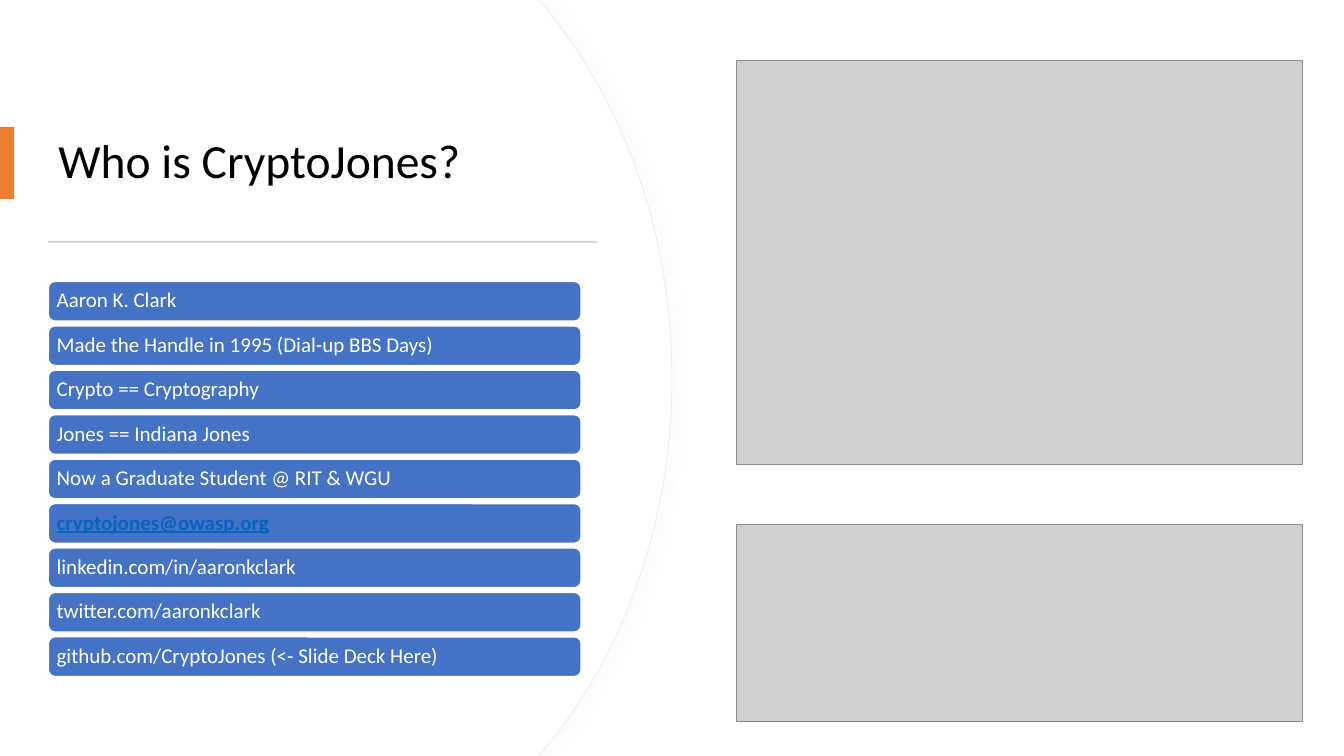
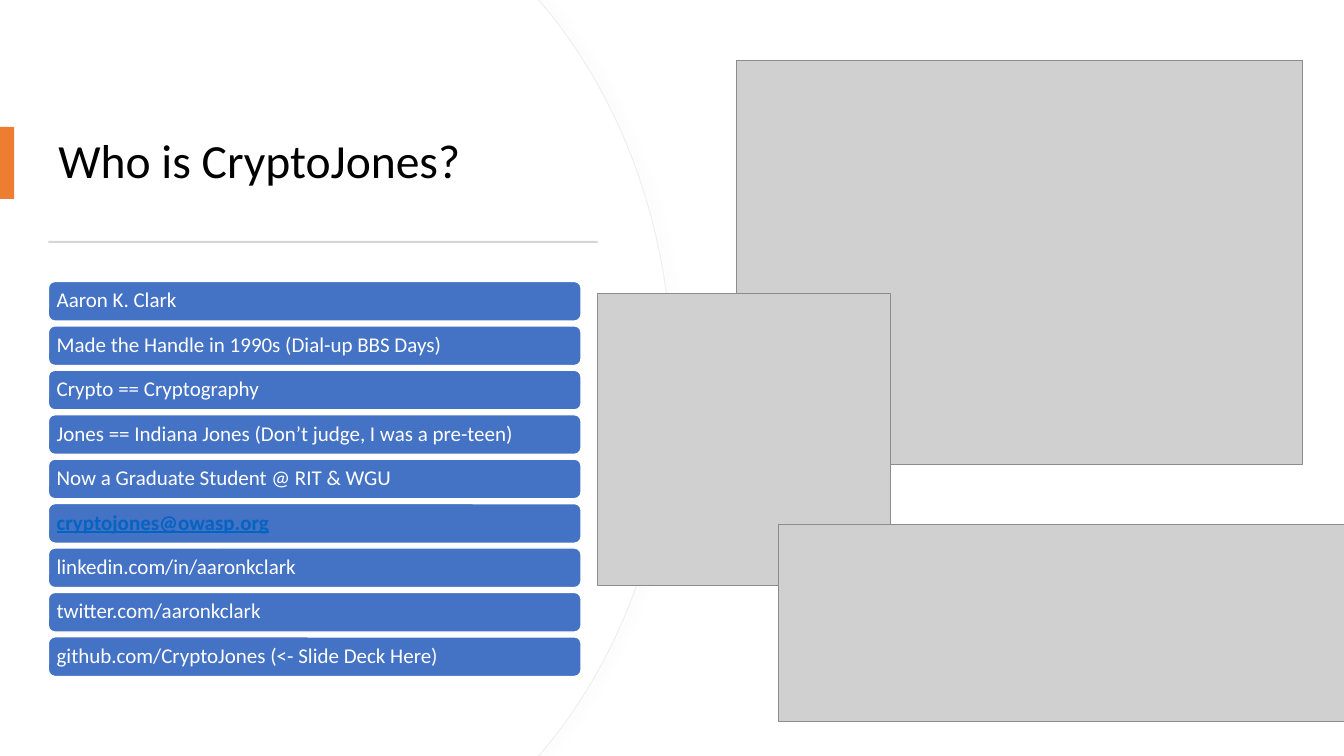
Before and after one commit to CryptoJones/OWASP-OMAHA-QTR2-MTG, a slide deck: slide 2 of slidedeck.pptx. Drawn at 1344x756 pixels with LibreOffice and Linux fonts; fonts in the diff are those of the drawing; grey boxes stand for pictures. Boxes give left, top, right and bottom in pixels: in the first picture for what was removed or moved away, otherwise in the second. Text is boxed around its words. In the diff, an @@ line names an element or a change of style, - is before the commit and + after.

```diff
--- a/slidedeck.pptx
+++ b/slidedeck.pptx
@@ picture added at (598, 293, 890, 586) @@
@@ text at (57, 337, 440, 356): text changed @@
-Made the Handle in 1995 (Dial-up BBS Days)
+Made the Handle in 1990s (Dial-up BBS Days)
@@ text at (57, 426, 513, 445): text changed @@
-Jones == Indiana Jones
+Jones == Indiana Jones (Don’t judge, I was a pre-teen)
@@ picture: place and size @@
-picture at (737, 525, 1304, 722)
+picture at (778, 525, 1344, 722)
```
Also in this commit, not shown: 1 other file.
